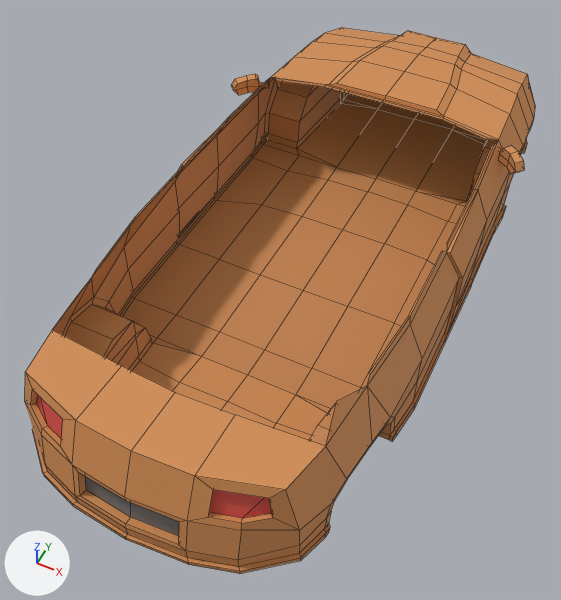
Before and after pictures for a commit that changed the OBJ model models/period_cars/kabriolet/body.obj.
Both versions are drawn from a 50 mm camera at (1.34, -3.22, 3.12) aimed at (-0.04, -0.44, -0.34). Every picture has the same lights, and +X, +Y and +Z are marked at lower left. The first picture is the older version. Mesh edges are drawn as thin lines. Where no turn or scale is listed for an object, it has been applied to the vertices. Vertices at exactly the same position are counted once.

In view in the first picture: 'body'.
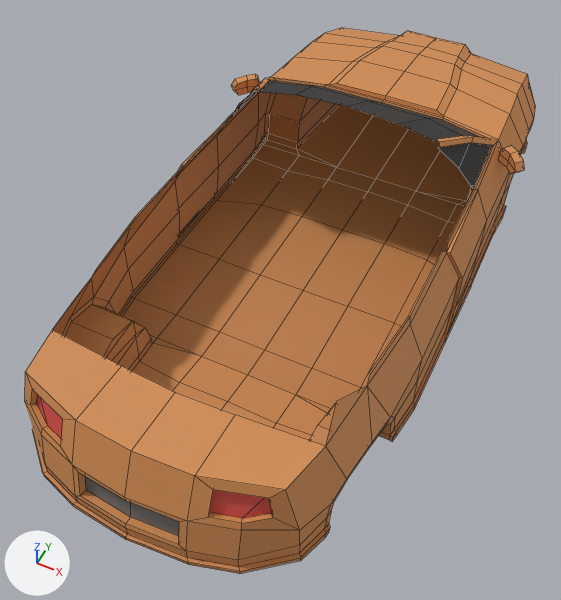
What differs and where, as boxes [x1, y1, x2, y2] in the pictures (561 x 600 px):
part 1 of me_body, added
    after: [232, 77, 498, 190]

What changed in the scene script:
```text
Add mat_windows:
    mat_windows = principled_material('Windows')
    mat_windows.base_color = (0.0285, 0.0285, 0.0285)  # black #2f2f2f
    mat_windows.roughness = 0.69
Change me_body:
    used by ob_body; location = (0.0, 0.0, 0.0)
    remove me_body.from_pydata(...)  # 585 vertices, 582 faces; spans x -1.0..1.0, y -2.13..2.27, z -0.46..0.29
    add me_body.from_pydata(...)  # 613 vertices, 610 faces; spans x -1.0..1.0, y -2.13..2.27, z -0.46..0.57
    me_body part 1
    28 vertices are added at x -0.69..0.7, y 0.23..0.69, z 0.37..0.57
    16 new faces join them, mat_orange (orange #d18d53)
    12 new faces join them, mat_windows (black #2f2f2f)
    add me_body.materials.append(mat_windows)  # black #2f2f2f
```
